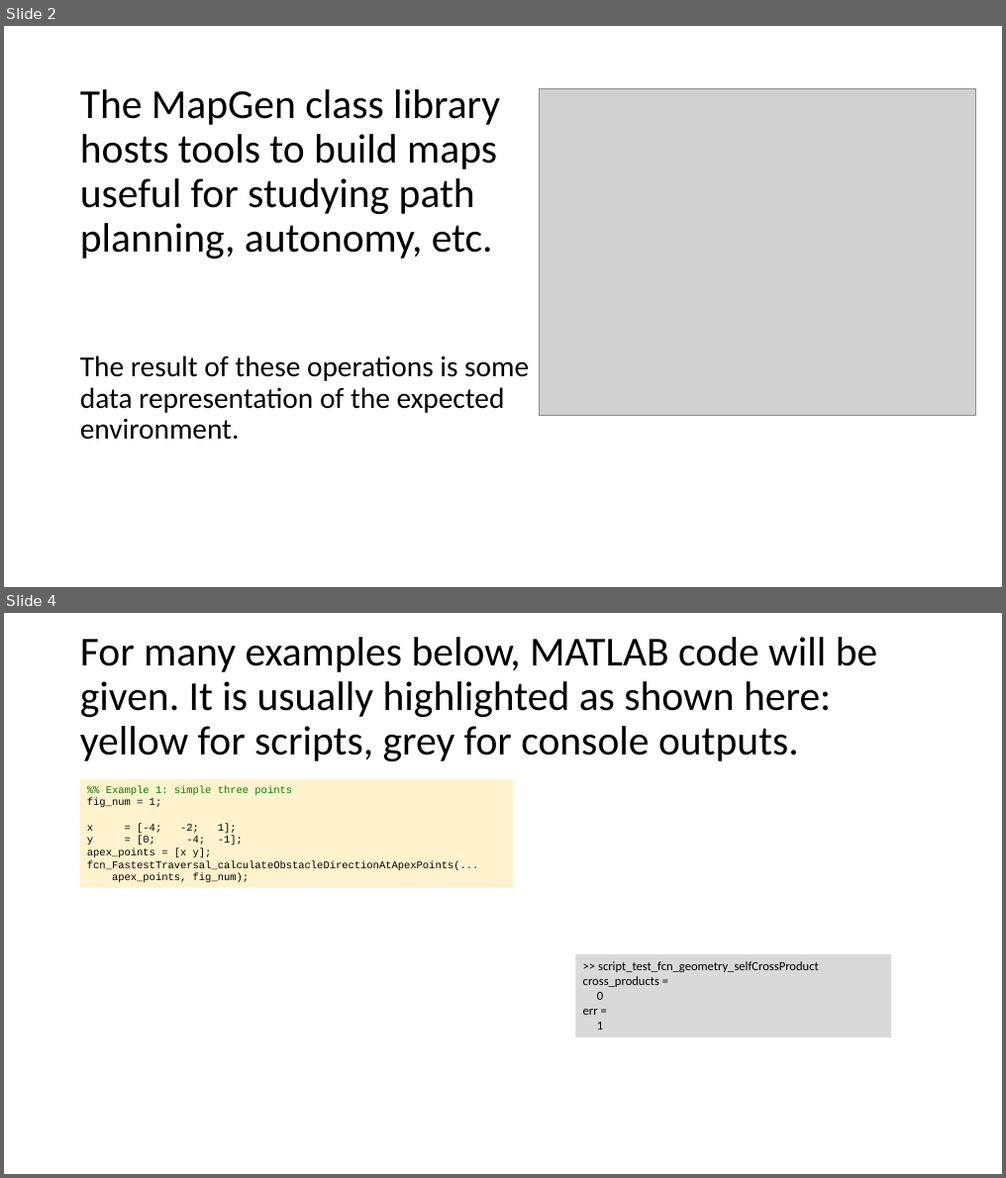
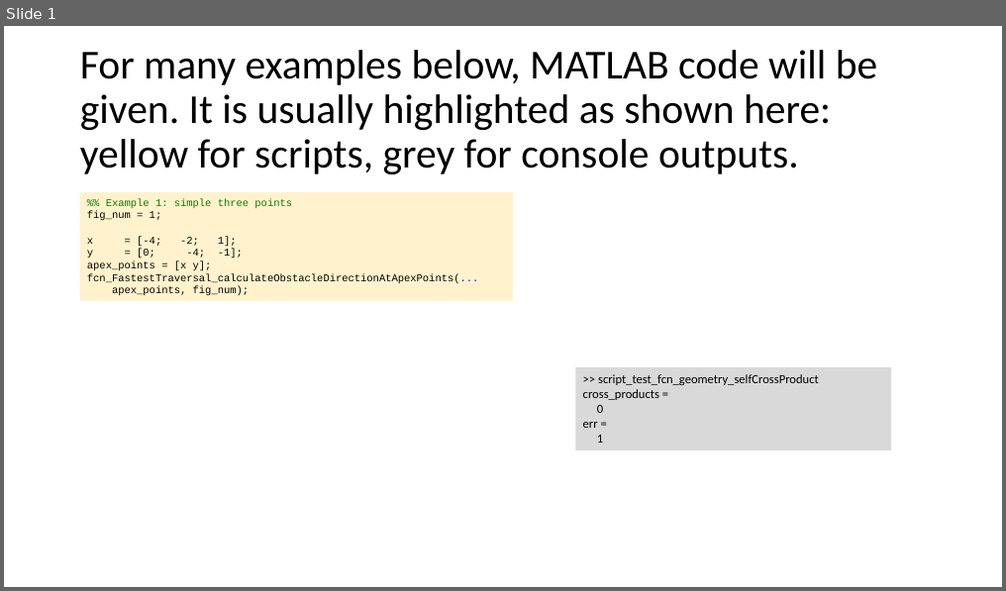
Before and after one commit to ivsg-psu/PathPlanning_MapTools_MapGenClassLibrary, a slide deck: Documents/MapGenClassLibrary.pptx. Shown one above the other, each under a label of ours: slides 2 and 4 before the commit, slide 1 after it; the slides between them are not shown. The pictures are 1006x1178 and 1006x591 pixels, drawn with LibreOffice and Linux fonts; fonts in the diff are those of the drawing; grey boxes stand for pictures. Boxes give left, top, right and bottom in pixels: in the first picture for what was removed or moved away, otherwise in the second. Text is boxed around its words. In the diff, an @@ line names an element or a change of style, - is before the commit and + after.

```diff
--- a/Documents/MapGenClassLibrary.pptx
+++ b/Documents/MapGenClassLibrary.pptx
@@ slide 2 removed at bbox=[4, 26, 1002, 587], background #FFFFFF @@
@@ title removed at bbox=[80, 89, 500, 259] @@
-The MapGen class library hosts tools to build maps useful for studying path planning, autonomy, etc.
@@ picture removed at bbox=[540, 88, 976, 416] @@
@@ text removed at bbox=[80, 356, 529, 440] @@
-The result of these operations is some data representation of the expected environment.
@@ what was slide 4 is now slide 1 @@
```
Also in this commit, not shown: 2 other slides removed, 17 other files.
